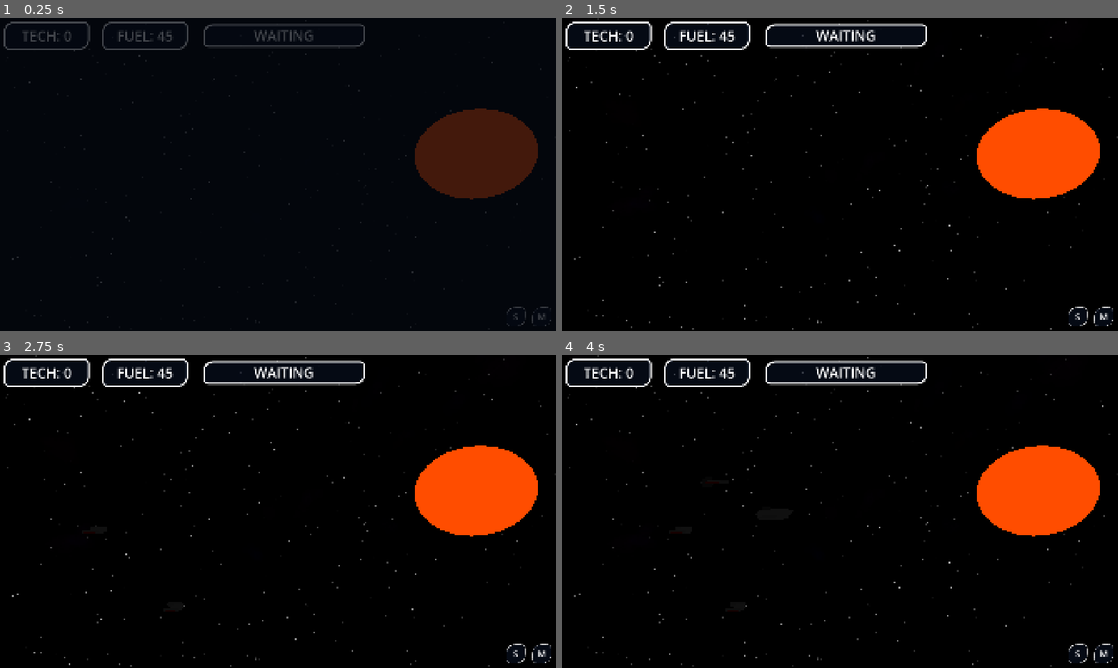
Above: before the commit, frames 1-4 (two rows, left to right).
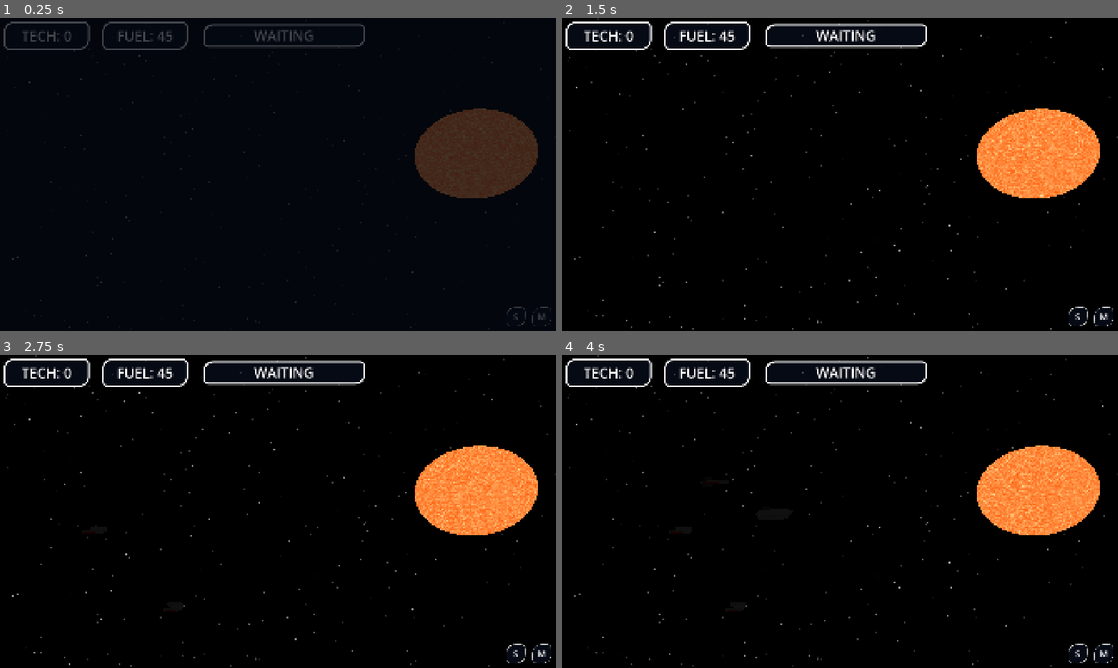
Above: after the commit, the same moments.

Repository: SidewaysFox/faster-than-faster-than-light
Game: Godot game, scene res://space.tscn
Same seed, same stepped clock (60 frames per second), same inputs: the game is played once before the commit and once after it.
Inputs:
- Up to frame 1 (0.25 s): no input
- Up to frame 2 (1.5 s): hold D (right1) 0.53-1.28 s; tap 1 (1) at 0.6 s; tap 2 (2) at 0.8, 1.35 s; hold A (left1) from 1.28 s (still down)
- Up to frame 3 (2.75 s): tap 4 (4) at 1.55, 2.1 s; release A (left1) at 2.03 s; hold D (right1) from 2.03 s (still down); tap B (A) at 2.3 s
- Up to frame 4 (4 s): release D (right1) at 2.78 s; hold W (up1) 2.78-3.53 s; tap B (A) at 2.85 s; tap N (B) at 3.05, 3.6 s; hold A (left1) from 3.53 s (still down); tap , (D) at 3.8 s

The runs differ from the first frame. In frame 1, 0.3% of the frame differs, in the area x 74-97%, y 28-58%; in frame 2, 5.0%; in frame 3, 5.0%; in frame 4, 5.0%.

Commit message:
more awesome stars
noise texture

Diff:
--- a/faster-than-faster-than-light/space.gd
+++ b/faster-than-faster-than-light/space.gd
@@ -10,6 +10,7 @@
 var system_stage: String
 var star_proximity: bool = false
 var warp_charge: float = 0.0
+var bg_object_rotation: float = 5.0
 
 var pirate_fleets: Dictionary = {
 	"start": [
@@ -57,9 +58,6 @@
 
 
 func _ready() -> void:
-	# TODO: tesselating noise map with shader
-	# TODO: add star glow
-
 	# Spawn fleet
 	if not Global.initilising:
 		for ship in Global.fleet:
@@ -100,6 +98,8 @@
 		$Background.get_node("MainStar" + str(i + 1)).mesh.radius = randf_range(40, 250)
 		$Background.get_node("MainStar" + str(i + 1)).mesh.height = $Background.get_node("MainStar" + str(i + 1)).mesh.radius * 2
 		$Background.get_node("MainStar" + str(i + 1)).position = Vector3(x, y, z)
+		$Background.get_node("MainStar" + str(i + 1)).mesh.material.emission_texture.noise.seed = randi()
+		$Background.get_node("MainStar" + str(i + 1)).look_at(Vector3.ZERO)
 		if ($Background.get_node("MainStar" + str(i + 1)).mesh.radius / 2) / Vector3(x, y, z).distance_to(Vector3.ZERO) > 0.21:
 			star_proximity = true
 	# Create nebulae
@@ -152,6 +152,9 @@
 	else:
 		%UserInterface.show()
 
+	for child in $Background.get_children():
+		child.rotation_degrees.y += bg_object_rotation * delta
+
 	if Global.playing:
 		if Input.is_action_just_pressed("debug die"):
 			$FriendlyShips.get_child(0).hull = 0
--- a/faster-than-faster-than-light/space.tscn
+++ b/faster-than-faster-than-light/space.tscn
@@ -21,10 +21,31 @@
 radial_segments = 8
 rings = 4
 
+[sub_resource type="Gradient" id="Gradient_ulv8f"]
+offsets = PackedFloat32Array(0, 0.412698, 0.702381, 0.904762, 1)
+colors = PackedColorArray(0, 0, 0, 1, 0.392857, 0.392857, 0.392857, 1, 0.606249, 0.606249, 0.606249, 1, 0.75533, 0.75533, 0.75533, 1, 1, 1, 1, 1)
+
+[sub_resource type="FastNoiseLite" id="FastNoiseLite_ulv8f"]
+frequency = 0.075
+fractal_gain = 1.5
+fractal_weighted_strength = 0.5
+domain_warp_amplitude = 31.81
+domain_warp_frequency = -0.09
+domain_warp_fractal_type = 2
+domain_warp_fractal_octaves = 10
+domain_warp_fractal_lacunarity = 6.53
+
+[sub_resource type="NoiseTexture2D" id="NoiseTexture2D_w5eul"]
+generate_mipmaps = false
+seamless = true
+color_ramp = SubResource("Gradient_ulv8f")
+noise = SubResource("FastNoiseLite_ulv8f")
+
 [sub_resource type="StandardMaterial3D" id="StandardMaterial3D_rxlph"]
 albedo_color = Color(1, 0.470588, 0, 1)
 emission_enabled = true
 emission = Color(1, 0.470588, 0, 1)
+emission_texture = SubResource("NoiseTexture2D_w5eul")
 
 [sub_resource type="SphereMesh" id="SphereMesh_ulv8f"]
 material = SubResource("StandardMaterial3D_rxlph")
@@ -37,6 +58,7 @@
 albedo_color = Color(1, 0.470588, 0, 1)
 emission_enabled = true
 emission = Color(1, 0.470588, 0, 1)
+emission_texture = SubResource("NoiseTexture2D_w5eul")
 
 [sub_resource type="SphereMesh" id="SphereMesh_b5fhv"]
 material = SubResource("StandardMaterial3D_w5eul")
@@ -49,6 +71,7 @@
 albedo_color = Color(1, 0.470588, 0, 1)
 emission_enabled = true
 emission = Color(1, 0.470588, 0, 1)
+emission_texture = SubResource("NoiseTexture2D_w5eul")
 
 [sub_resource type="SphereMesh" id="SphereMesh_1vxpe"]
 material = SubResource("StandardMaterial3D_4fhbr")
Not shown: 1 places in faster-than-faster-than-light/space.tscn that only renumber resources
